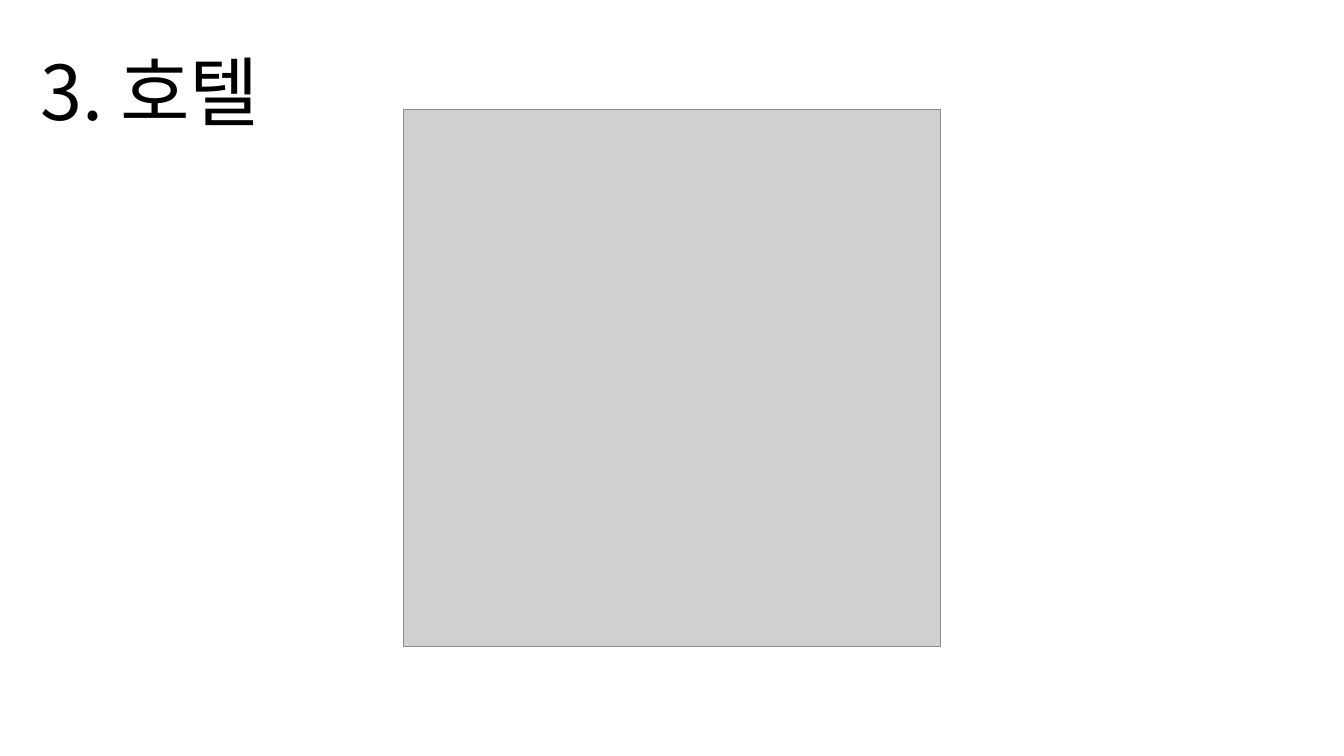
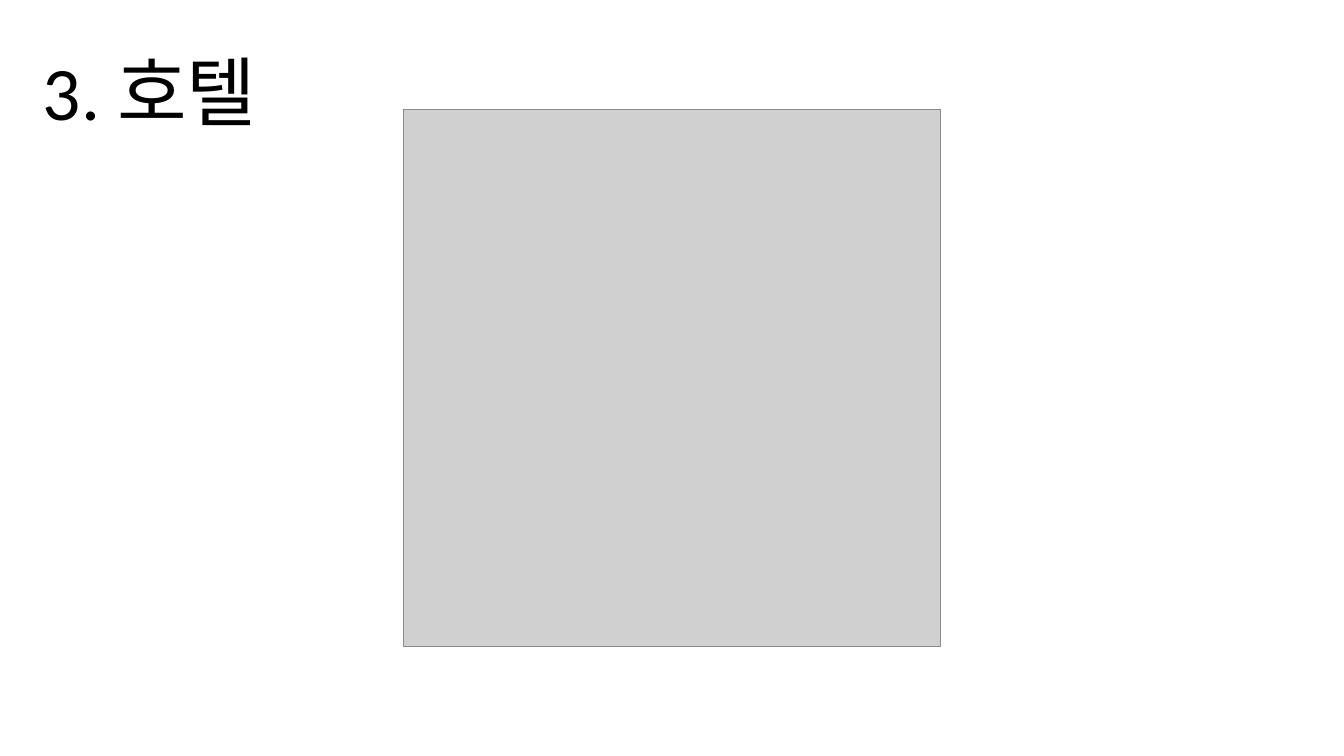
Before and after one commit to yeeSilver/resume, a slide deck: slide 4 of txt/아이디어.pptx. Drawn at 1344x756 pixels with LibreOffice and Linux fonts; fonts in the diff are those of the drawing; grey boxes stand for pictures. Boxes give left, top, right and bottom in pixels: in the first picture for what was removed or moved away, otherwise in the second. Text is boxed around its words. In the diff, an @@ line names an element or a change of style, - is before the commit and + after.

```diff
--- a/txt/아이디어.pptx
+++ b/txt/아이디어.pptx
@@ title "3. 호텔" at (43, 57, 256, 125): font Noto Sans CJK KR to Calibri @@
```
Also in this commit, not shown: 3 other slides changed, 2 slides added, 8 other files.
